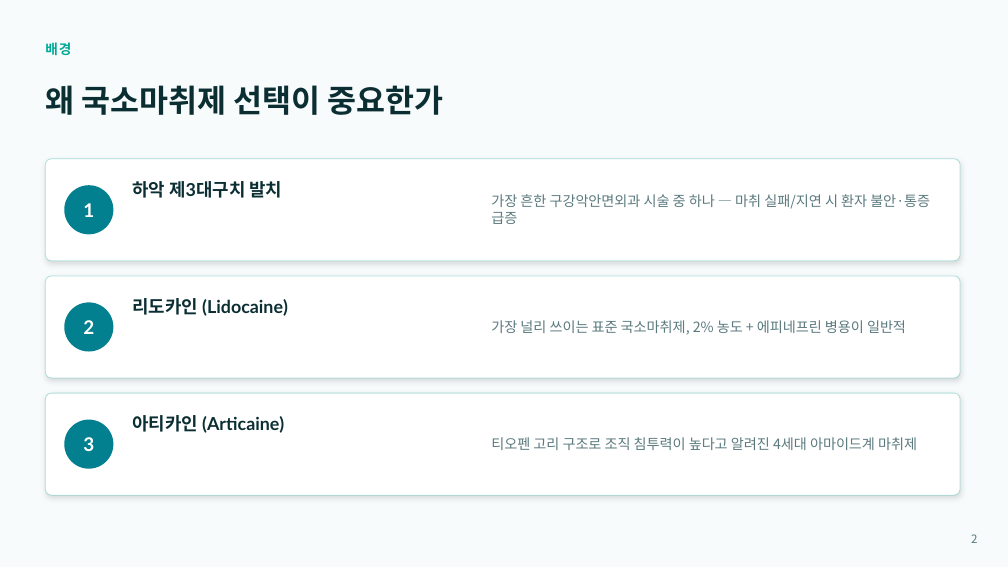
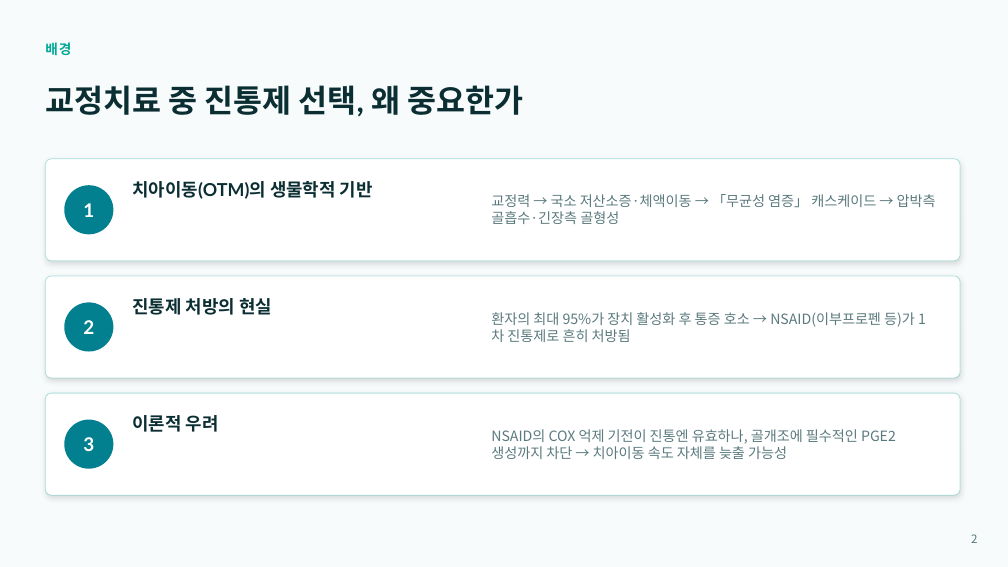
Before and after one commit to yojokem/-, a slide deck: slide 2 of 치과약리학실험2-논문발표/치과약리학실험2_논문발표.pptx. Drawn at 1008x567 pixels with LibreOffice and Linux fonts; fonts in the diff are those of the drawing. Boxes give left, top, right and bottom in pixels: in the first picture for what was removed or moved away, otherwise in the second. Text is boxed around its words. In the diff, an @@ line names an element or a change of style, - is before the commit and + after.

```diff
--- a/치과약리학실험2-논문발표/치과약리학실험2_논문발표.pptx
+++ b/치과약리학실험2-논문발표/치과약리학실험2_논문발표.pptx
@@ text at bbox=[45, 85, 524, 116]: text changed @@
-왜 국소마취제 선택이 중요한가
+교정치료 중 진통제 선택, 왜 중요한가
@@ text at bbox=[132, 181, 373, 199]: text changed @@
-하악 제3대구치 발치
+치아이동(OTM)의 생물학적 기반
@@ text at bbox=[491, 194, 936, 224]: text changed @@
-가장 흔한 구강악안면외과 시술 중 하나 — 마취 실패/지연 시 환자 불안·통증 급증
+교정력 → 국소 저산소증·체액이동 → 「무균성 염증」 캐스케이드 → 압박측 골흡수·긴장측 골형성
@@ text at bbox=[132, 298, 272, 315]: text changed @@
-리도카인 (Lidocaine)
+진통제 처방의 현실
@@ text at bbox=[491, 312, 915, 342]: text changed @@
-가장 널리 쓰이는 표준 국소마취제, 2% 농도 + 에피네프린 병용이 일반적
+환자의 최대 95%가 장치 활성화 후 통증 호소 → NSAID(이부프로펜 등)가 1차 진통제로 흔히 처방됨
@@ text at bbox=[132, 415, 219, 432]: text changed @@
-아티카인 (Articaine)
+이론적 우려
@@ text at bbox=[491, 429, 896, 459]: text changed @@
-티오펜 고리 구조로 조직 침투력이 높다고 알려진 4세대 아마이드계 마취제
+NSAID의 COX 억제 기전이 진통엔 유효하나, 골개조에 필수적인 PGE2 생성까지 차단 → 치아이동 속도 자체를 늦출 가능성
```
Also in this commit, not shown: 5 other slides changed, 4 slides added, 4 slides removed.
